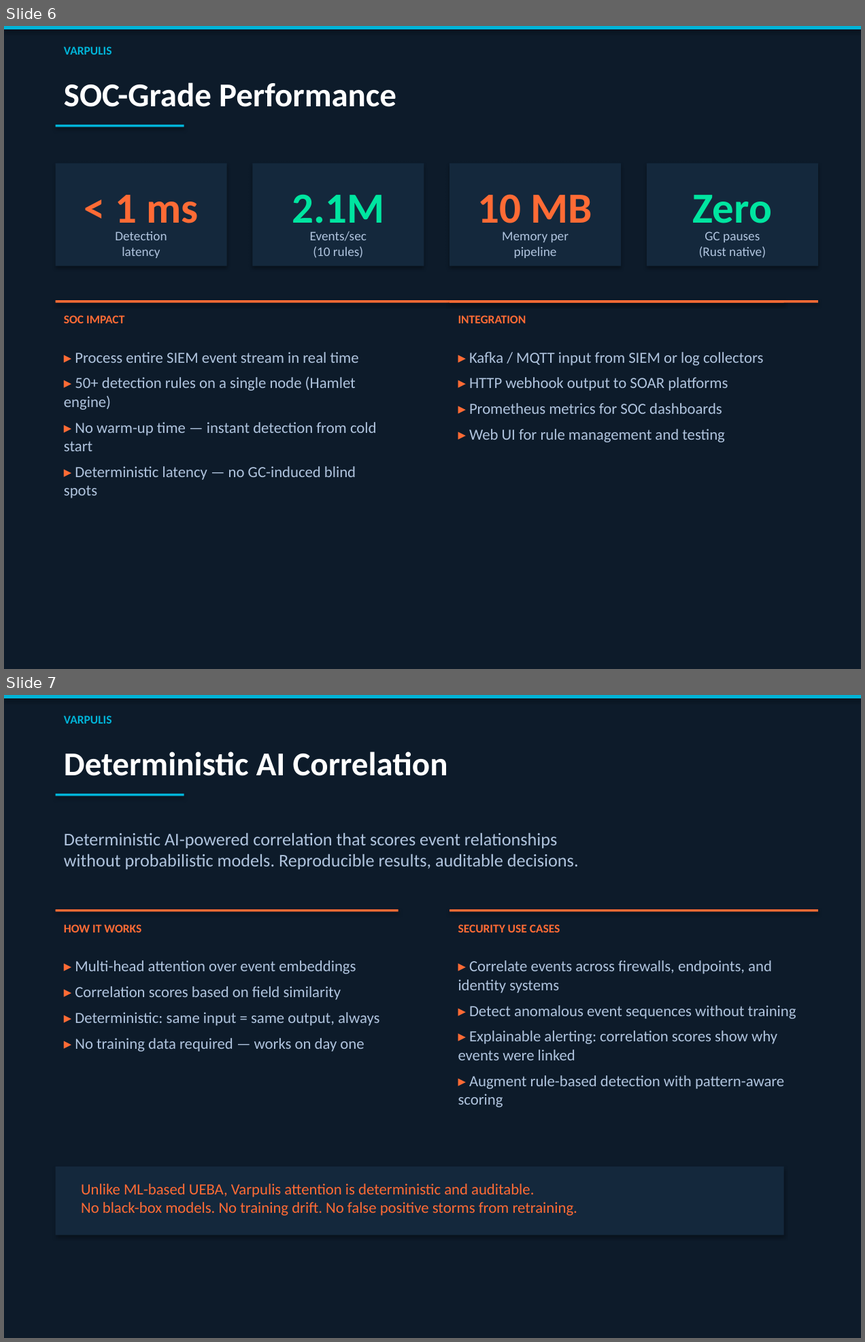
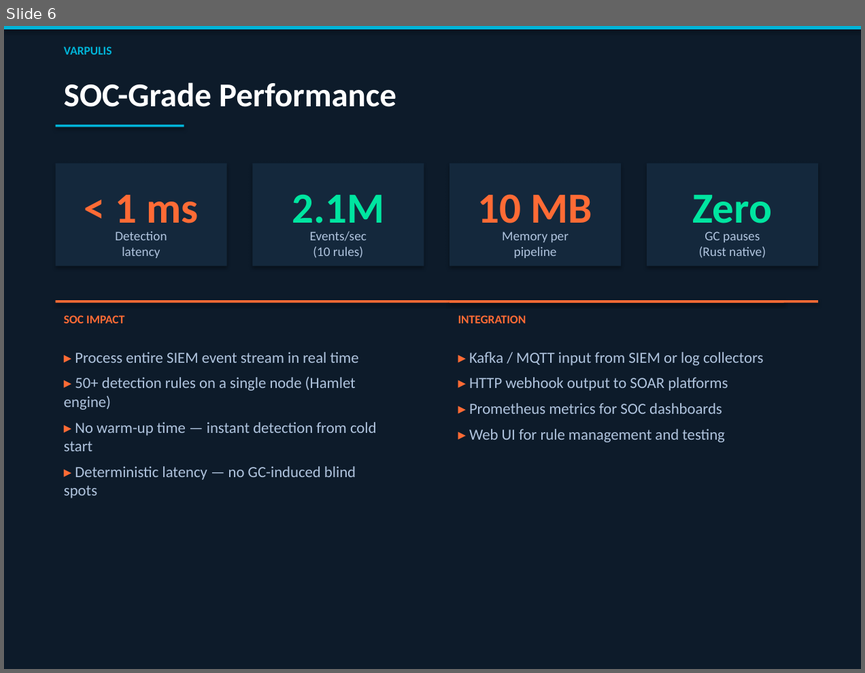
Before and after one commit to varpulis/varpulis, a slide deck: presentations/Varpulis_Cybersecurity.pptx. Shown one above the other, each under a label of ours: slides 6 and 7 before the commit, slide 6 after it. The pictures are 865x1342 and 865x673 pixels, drawn with LibreOffice and Linux fonts; fonts in the diff are those of the drawing. Boxes give left, top, right and bottom in pixels: in the first picture for what was removed or moved away, otherwise in the second. Text is boxed around its words. In the diff, an @@ line names an element or a change of style, - is before the commit and + after.

```diff
--- a/presentations/Varpulis_Cybersecurity.pptx
+++ b/presentations/Varpulis_Cybersecurity.pptx
@@ slide 7 removed at (4,695,861,1338), background #0D1B2A @@
@@ rectangle removed at (4,695,861,698) @@
@@ text removed at (64,715,112,724) @@
-VARPULIS
@@ text removed at (64,751,448,776) @@
-Deterministic AI Correlation
@@ rectangle removed at (56,794,184,796) @@
@@ text removed at (64,833,579,869) @@
-Deterministic AI-powered correlation that scores event relationships
-without probabilistic models. Reproducible results, auditable decisions.
@@ rectangle removed at (56,909,398,912) @@
@@ rectangle removed at (449,909,818,912) @@
@@ text removed at (64,924,141,932) @@
-HOW IT WORKS
@@ text removed at (458,924,560,932) @@
-SECURITY USE CASES
@@ text removed at (75,960,379,1051) @@
-▸ Multi-head attention over event embeddings
-▸ Correlation scores based on field similarity
-▸ Deterministic: same input = same output, always
-▸ No training data required — works on day one
@@ text removed at (458,960,796,1107) @@
-▸ Correlate events across firewalls, endpoints, and identity systems
-▸ Detect anomalous event sequences without training
-▸ Explainable alerting: correlation scores show why events were linked
-▸ Augment rule-based detection with pattern-aware scoring
@@ rectangle removed at (56,1166,784,1235) @@
@@ text removed at (81,1183,577,1215) @@
-Unlike ML-based UEBA, Varpulis attention is deterministic and auditable.
-No black-box models. No training drift. No false positive storms from retraining.
```
Also in this commit, not shown: 2 slides changed, 2 slides added, 2 other files.
